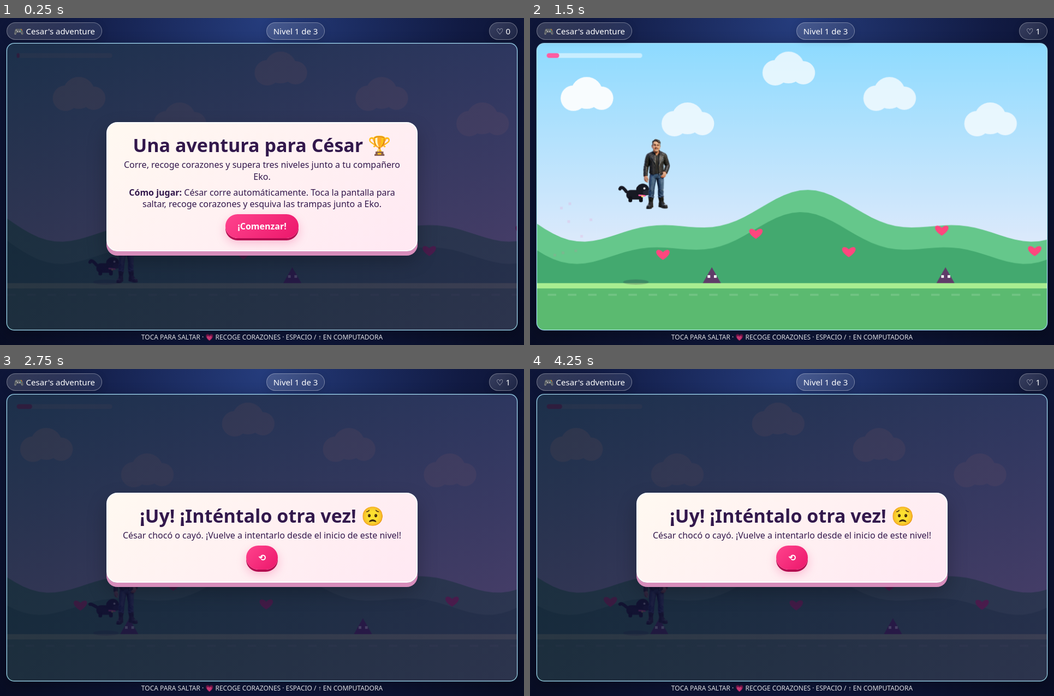
Above: before the commit, frames 1-4 (two rows, left to right).
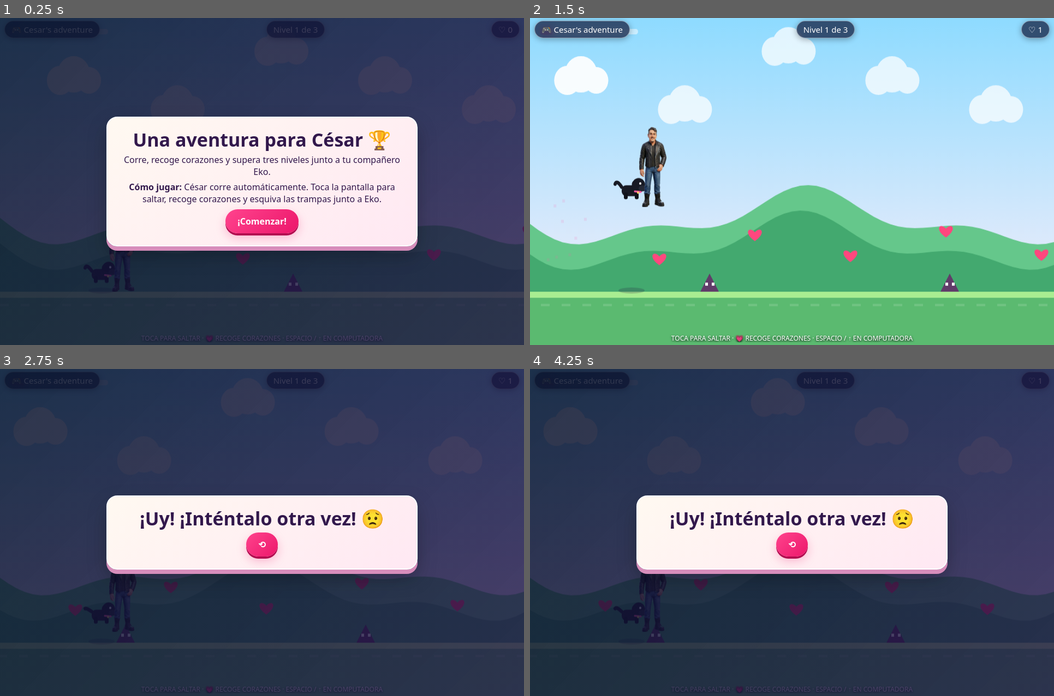
Above: after the commit, the same moments.

Repository: rocijm12345-cloud/CesarGame
Game: browser game, page index.html
Same seed, same stepped clock (60 frames per second), same inputs: the game is played once before the commit and once after it.
Inputs:
- Up to frame 1 (0.25 s): no input
- Up to frame 2 (1.5 s): click "¡Comenzar!" at 0.27 s; hold Up 1.03-1.33 s; tap Space at 1.1 s; hold Up from 1.38 s (still down)
- Up to frame 3 (2.75 s): tap Space at 1.6, 2.1, 2.6 s; release Up at 1.62 s; hold Up 1.67-1.97 s; hold Up 2.02-2.25 s; hold Up 2.3-2.6 s; hold Up from 2.65 s (still down)
- Up to frame 4 (4.25 s): release Up at 2.88 s; hold Up 2.93-3.23 s; tap Space at 3.1, 3.6, 4.1 s; hold Up 3.28-3.52 s; hold Up 3.57-3.87 s; hold Up 3.92-4.15 s; hold Up from 4.2 s (still down)

The runs differ from the first frame. In frame 1, 18% of the frame differs, in the area x 0-100%, y 0-100%; in frame 2, 27%; in frame 3, 16%; in frame 4, 16%.

Commit message:
index.html

Diff:
--- a/index.html
+++ b/index.html
@@ -2,45 +2,36 @@
 <html lang="es"><head><meta charset="utf-8"><meta name="viewport" content="width=device-width,initial-scale=1,maximum-scale=1,user-scalable=no"><meta name="theme-color" content="#211044"><title>La aventura de César 💖</title>
 <style>
 *{box-sizing:border-box}
-html,body{margin:0;width:100%;height:100%;background:#080d24;color:#fff;font-family:system-ui,sans-serif;overscroll-behavior:none}
-body{overflow:hidden;touch-action:none}
-#wrap{position:fixed;inset:0;width:100%;height:100%;height:100dvh;display:grid;grid-template-rows:auto minmax(0,1fr) auto;align-items:stretch;gap:5px;padding:5px 8px calc(5px + env(safe-area-inset-bottom));background:radial-gradient(ellipse at top,#253c7c 0%,#111a42 55%,#080d24 100%)}
-#top{width:100%;display:flex;justify-content:space-between;align-items:center;gap:7px;min-width:0;z-index:2}
-.pill{background:linear-gradient(135deg,#ffffff2b,#ffffff12);border:1px solid #ffffff55;border-radius:999px;padding:5px 12px;font-size:clamp(10px,1.7vw,15px);white-space:nowrap;overflow:hidden;text-overflow:ellipsis;box-shadow:0 3px 14px #0002;backdrop-filter:blur(8px)}
-#gamebox{position:relative;width:100%;height:100%;min-height:0;max-height:none;aspect-ratio:auto;border:1px solid #ffffff55;border-radius:12px;overflow:hidden;background:#8edbff;box-shadow:0 0 0 1px #7cecff35,0 8px 28px #0005;touch-action:manipulation}
-canvas{width:100%;height:100%;display:block;object-fit:fill}
-#overlay{position:absolute;inset:0;background:linear-gradient(135deg,#08122bd9,#201044c9);display:flex;align-items:center;justify-content:center;padding:clamp(8px,2vw,22px);text-align:center;overflow-y:auto;overscroll-behavior:contain}
+html,body{margin:0;width:100%;height:100%;overflow:hidden;background:#080d24;color:#fff;font-family:system-ui,sans-serif;overscroll-behavior:none}
+body{touch-action:none}
+#wrap{position:fixed;inset:0;width:100vw;height:100vh;height:100dvh;overflow:hidden;display:block;padding:0;margin:0;background:#080d24}
+#top{position:absolute;z-index:5;top:calc(5px + env(safe-area-inset-top));left:8px;right:8px;display:flex;align-items:center;justify-content:space-between;gap:6px;pointer-events:none}
+.pill{background:#101a3dbb;border:1px solid #ffffff70;border-radius:999px;padding:5px 12px;font-size:clamp(10px,1.7vw,15px);white-space:nowrap;overflow:hidden;text-overflow:ellipsis;box-shadow:0 2px 12px #0005;backdrop-filter:blur(8px)}
+#gamebox{position:absolute;inset:0;width:100%;height:100%;min-height:0;max-height:none;aspect-ratio:auto;border:0;border-radius:0;overflow:hidden;background:#8edbff;box-shadow:none;touch-action:manipulation}
+canvas{position:absolute;inset:0;width:100%;height:100%;display:block;object-fit:fill}
+#overlay{position:absolute;z-index:8;inset:0;background:linear-gradient(135deg,#08122bd9,#201044c9);display:flex;align-items:center;justify-content:center;padding:clamp(8px,2vw,22px);text-align:center;overflow-y:auto;overscroll-behavior:contain}
 #overlay.hidden{display:none}
-.panel{width:min(100%,570px);max-height:100%;overflow-y:auto;overscroll-behavior:contain;background:linear-gradient(145deg,#fff9f1,#ffe8f3);color:#32184c;border:2px solid #fff;border-radius:20px;padding:clamp(12px,2.3vw,24px);box-shadow:0 8px 0 #d78dbb,0 16px 35px #0004;margin:auto}
+.panel{width:min(92vw,570px);max-height:88%;overflow-y:auto;overscroll-behavior:contain;background:linear-gradient(145deg,#fff9f1,#ffe8f3);color:#32184c;border:2px solid #fff;border-radius:20px;padding:clamp(12px,2.3vw,24px);box-shadow:0 8px 0 #d78dbb,0 16px 35px #0004;margin:auto}
 h1{font-size:clamp(19px,4.1vw,34px);line-height:1.08;margin:0 0 8px}
 p{font-size:clamp(12px,1.8vw,16px);line-height:1.35;margin:7px 0}
 button{font:inherit;font-weight:800;border:0;border-radius:999px;padding:11px 22px;background:linear-gradient(135deg,#ff438d,#ec176b);color:white;box-shadow:0 4px 0 #b30c50,0 8px 18px #ed176b44;touch-action:manipulation;cursor:pointer}
 button:active{transform:translateY(2px);box-shadow:0 2px 0 #b30c50}
-#hint{font-size:clamp(9px,1.35vw,12px);opacity:.85;text-align:center;line-height:1.2;white-space:nowrap;overflow:hidden;text-overflow:ellipsis}
+#hint{position:absolute;z-index:5;bottom:calc(5px + env(safe-area-inset-bottom));left:10px;right:10px;text-align:center;font-size:clamp(9px,1.3vw,12px);line-height:1.2;white-space:nowrap;overflow:hidden;text-overflow:ellipsis;text-shadow:0 2px 4px #000;pointer-events:none}
 #rotateScreen{display:none;position:fixed;inset:0;z-index:99;background:radial-gradient(ellipse at top,#253c7c,#080d24 75%);align-items:center;justify-content:center;text-align:center;padding:28px}
 .rotate-card{max-width:330px}
 .rotate-icon{font-size:clamp(56px,18vw,90px);line-height:1.3;display:inline-block;animation:turnphone 1.8s ease-in-out infinite}
 @keyframes turnphone{0%,20%{transform:rotate(0)}60%,85%{transform:rotate(90deg)}100%{transform:rotate(90deg)}}
 .rotate-card h1{font-size:25px;margin:12px 0}
 .rotate-card p{font-size:15px;color:#e3e8ff}
-@media (orientation:portrait) and (max-width:900px){
- #rotateScreen{display:flex}
- #wrap{visibility:hidden}
-}
+@media (orientation:portrait) and (max-width:900px){#rotateScreen{display:flex}#wrap{visibility:hidden}}
 @media (orientation:landscape) and (max-height:500px){
- #wrap{gap:3px;padding:3px 7px calc(3px + env(safe-area-inset-bottom))}
- #top{gap:5px}
- .pill{padding:4px 9px;font-size:clamp(10px,2.1vh,13px)}
- #gamebox{border-radius:8px}
- #hint{font-size:9px}
+ #top{top:calc(3px + env(safe-area-inset-top));left:5px;right:5px}
+ .pill{padding:3px 8px;font-size:clamp(9px,2vh,13px)}
+ #hint{bottom:calc(3px + env(safe-area-inset-bottom));font-size:9px}
  .panel{padding:8px 14px;border-radius:15px}
  h1{font-size:clamp(17px,5vh,25px);margin-bottom:4px}
  p{font-size:clamp(11px,2.6vh,14px);line-height:1.22;margin:4px 0}
  button{padding:8px 18px}
-}
-@media (orientation:landscape) and (min-width:700px){
- #wrap{padding:8px 12px calc(7px + env(safe-area-inset-bottom));gap:6px}
- #gamebox{border-radius:14px}
 }
 </style></head><body><div id="wrap"><div id="top"><span class="pill">🎮 Cesar's adventure</span><span class="pill" id="l …(848 unchanged characters)…
 <script>
@@ -123,7 +114,7 @@
  if(!running||finished)return;
  running=false;finished=true;
  showPanel('¡Uy! ¡Inténtalo otra vez! 😟',
- '<p>César chocó o cayó. ¡Vuelve a intentarlo desde el inicio de este nivel!</p>',
+ '',
  '⟲',retryCurrentLevel);
 }
 
